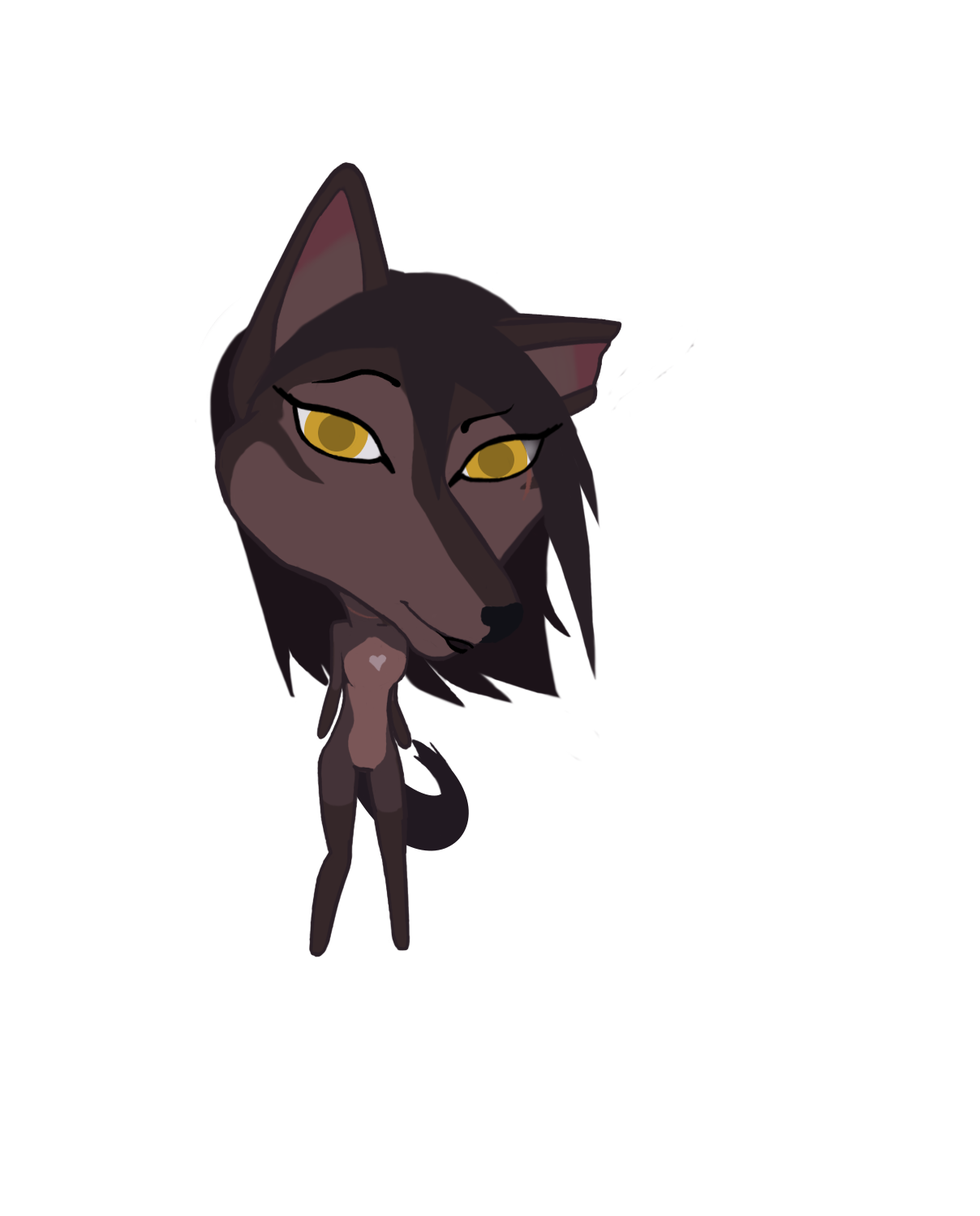
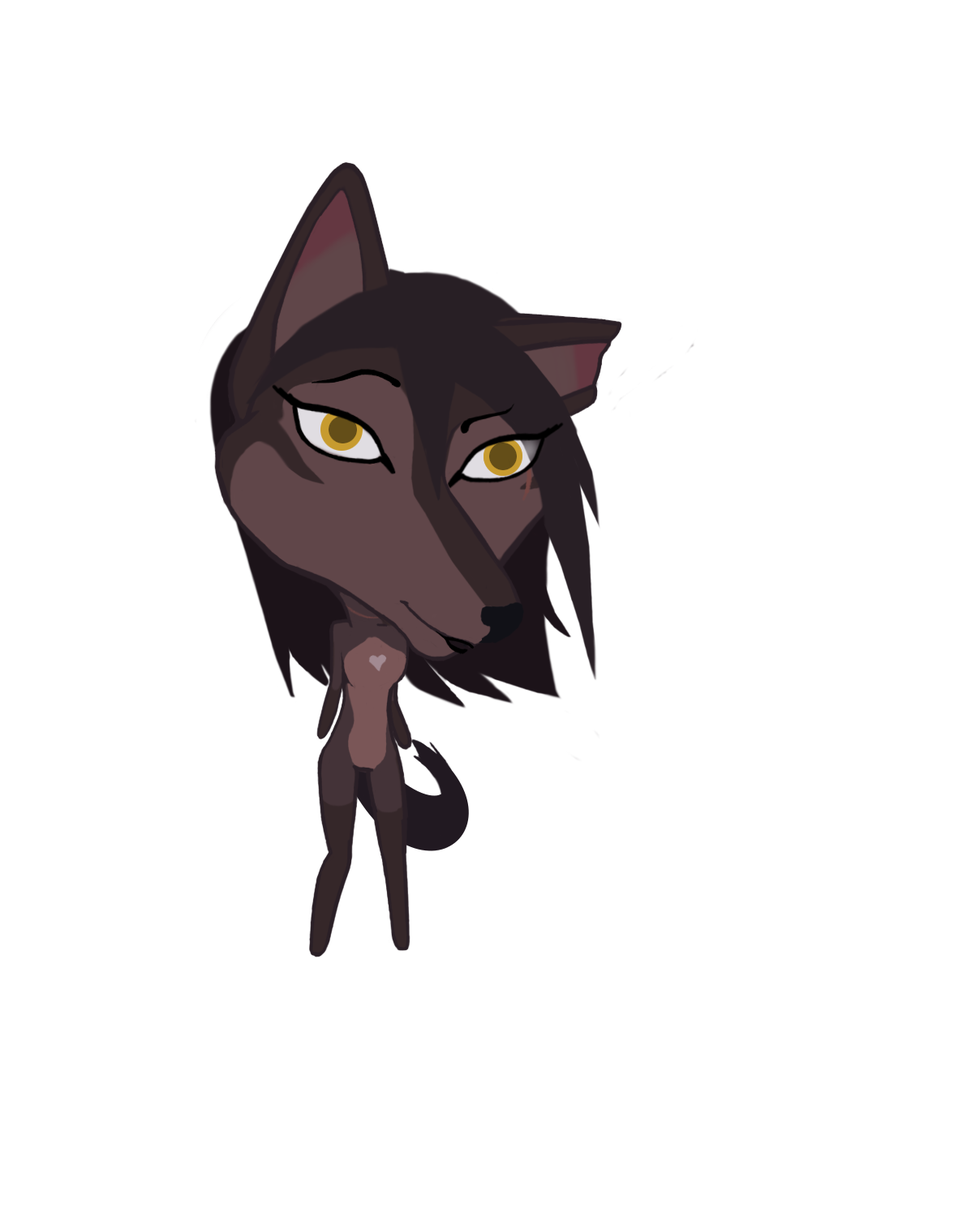
Revision of a layered (980, 1216) image; what changed, layer by layer:
painted on "IRIS" over (304, 402, 528, 481)
